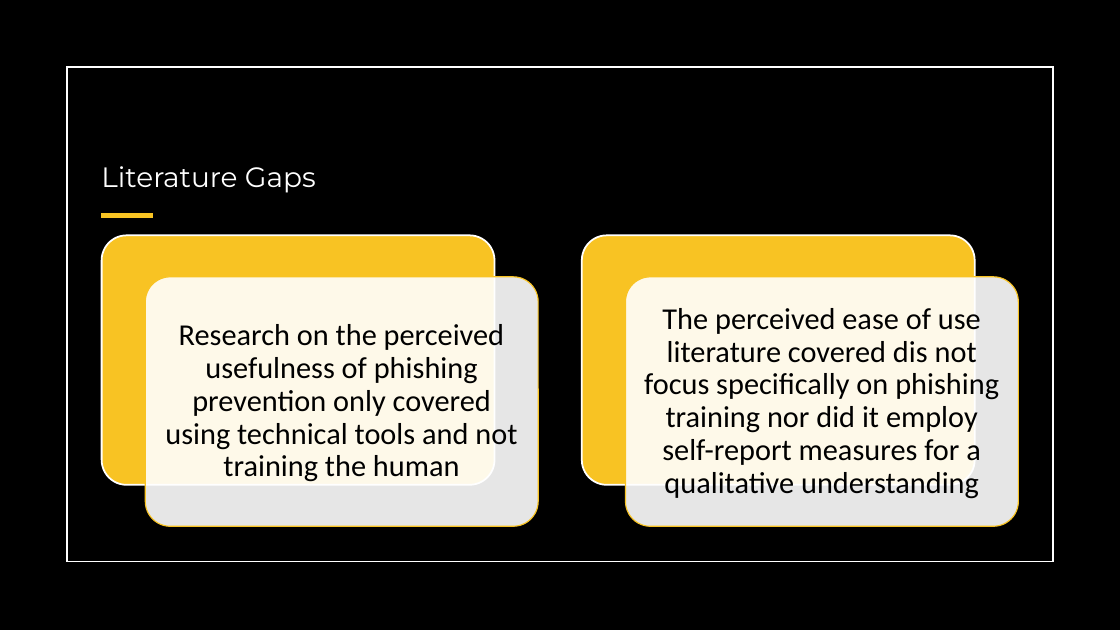
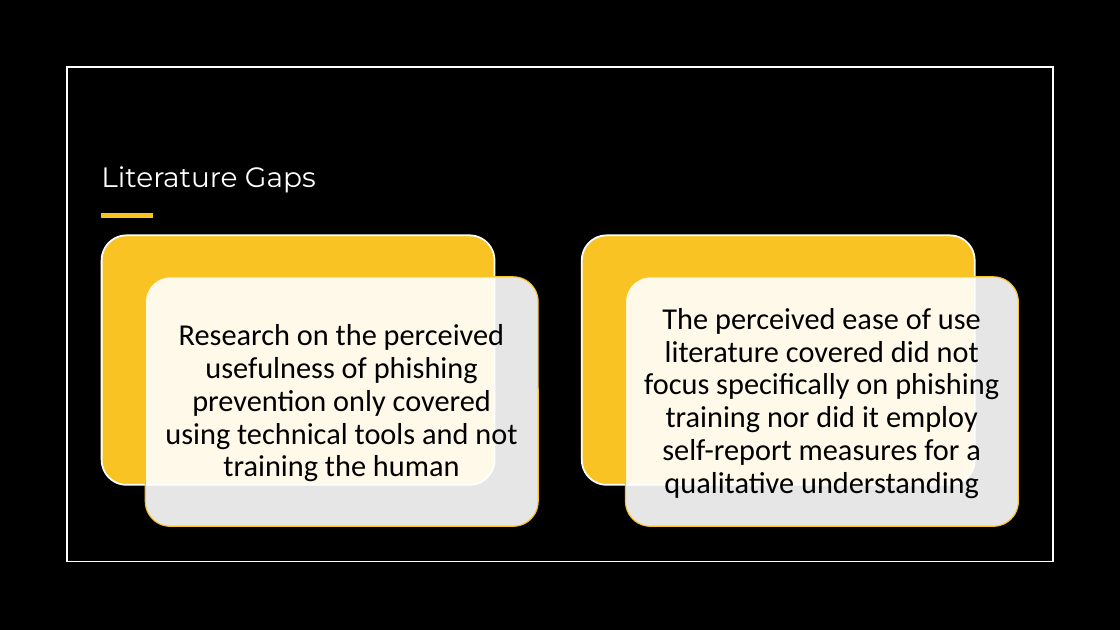
Before and after one commit to snowbowls/W.B.T.T.R.Y.A.Y.C.E.W, a slide deck: slide 5 of PPT/Alpha Review.pptx. Drawn at 1120x630 pixels with LibreOffice and Linux fonts; fonts in the diff are those of the drawing. Boxes give left, top, right and bottom in pixels: in the first picture for what was removed or moved away, otherwise in the second. Text is boxed around its words. In the diff, an @@ line names an element or a change of style, - is before the commit and + after.

```diff
--- a/PPT/Alpha Review.pptx
+++ b/PPT/Alpha Review.pptx
@@ text at [644,308,999,499]: text changed @@
-The perceived ease of use literature covered dis not focus specifically on phishing training nor did it employ self-report measures for a qualitative understanding
+The perceived ease of use literature covered did not focus specifically on phishing training nor did it employ self-report measures for a qualitative understanding
```
Also in this commit, not shown: 2 other slides changed.
